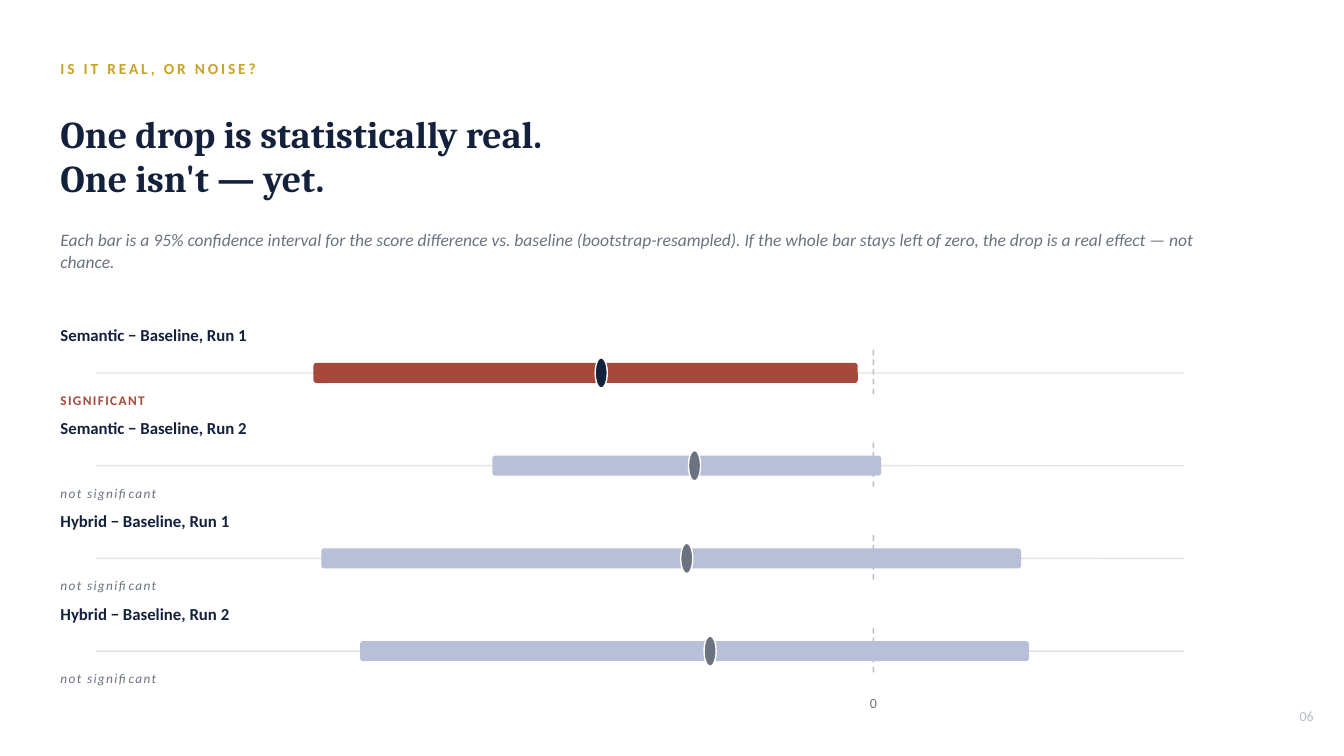
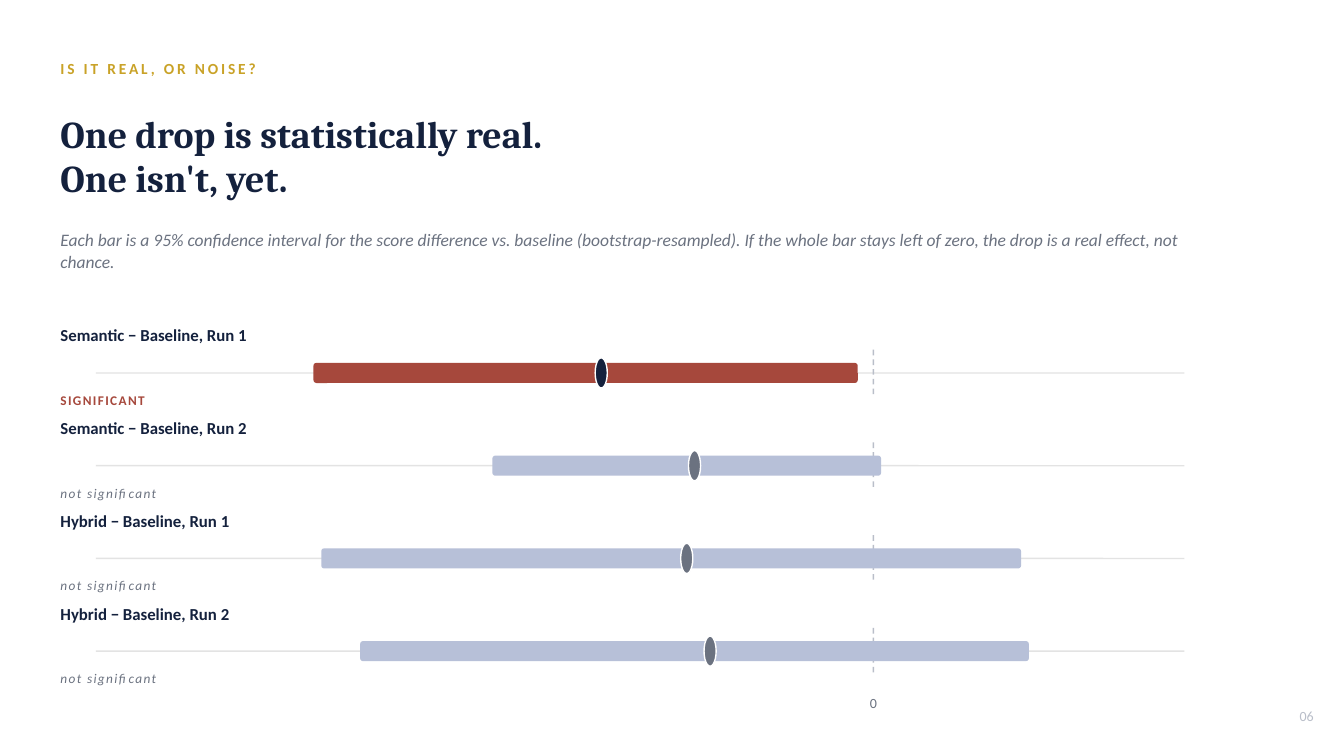
Before and after one commit to nv78/Research-semanticchunking, a slide deck: slide 6 of FinanceBench_Ablation_Deck.pptx. Drawn at 1344x756 pixels with LibreOffice and Linux fonts; fonts in the diff are those of the drawing. Boxes give left, top, right and bottom in pixels: in the first picture for what was removed or moved away, otherwise in the second. Text is boxed around its words. In the diff, an @@ line names an element or a change of style, - is before the commit and + after.

```diff
--- a/FinanceBench_Ablation_Deck.pptx
+++ b/FinanceBench_Ablation_Deck.pptx
@@ text at bbox=[60, 165, 288, 200]: text changed @@
-One isn't — yet.
+One isn't, yet.
@@ text at bbox=[60, 233, 1178, 268]: text changed @@
-Each bar is a 95% confidence interval for the score difference vs. baseline (bootstrap-resampled). If the whole bar stays left of zero, the drop is a real effect — not chance.
+Each bar is a 95% confidence interval for the score difference vs. baseline (bootstrap-resampled). If the whole bar stays left of zero, the drop is a real effect, not chance.
```
Also in this commit, not shown: 13 other slides changed, 2 other files.
